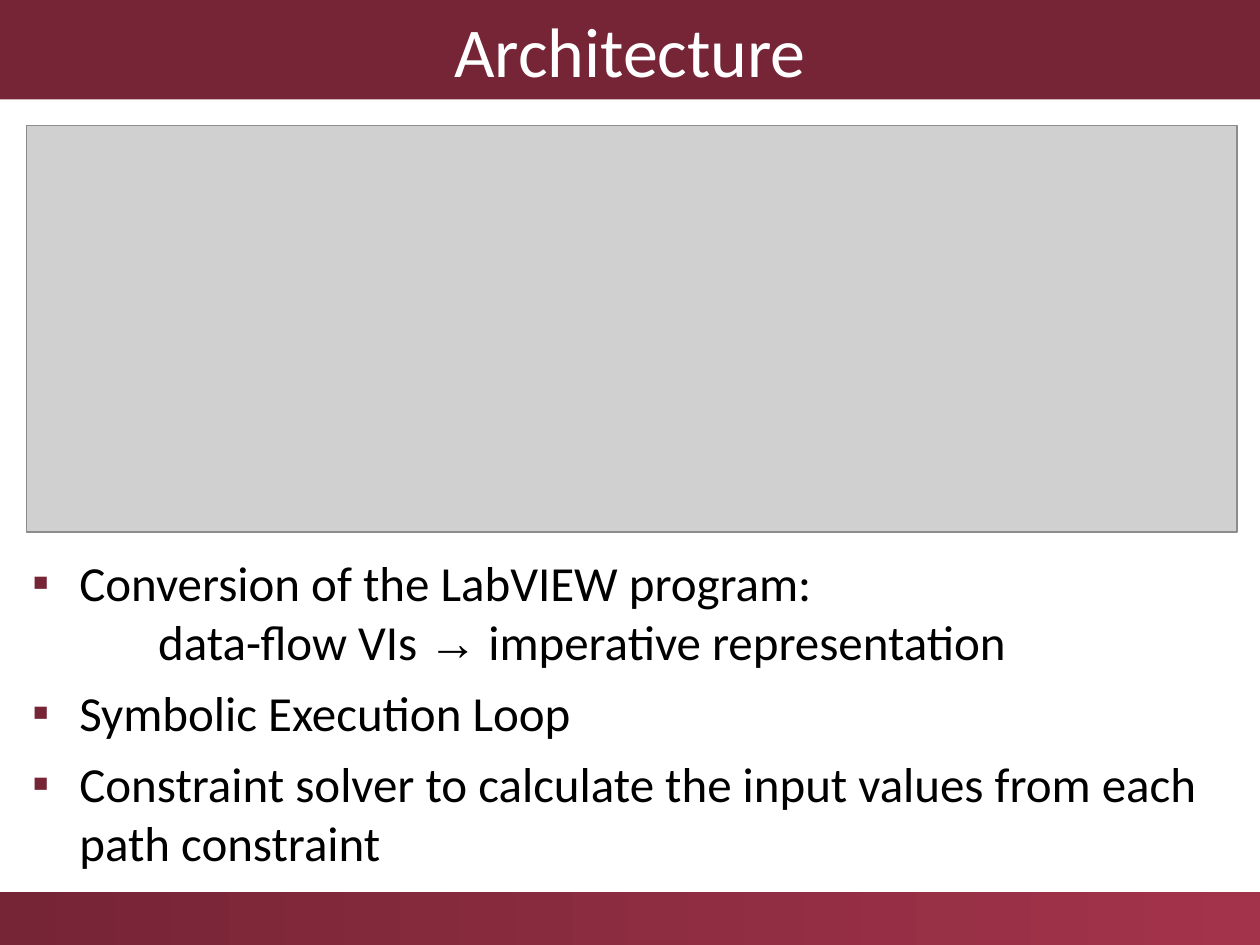
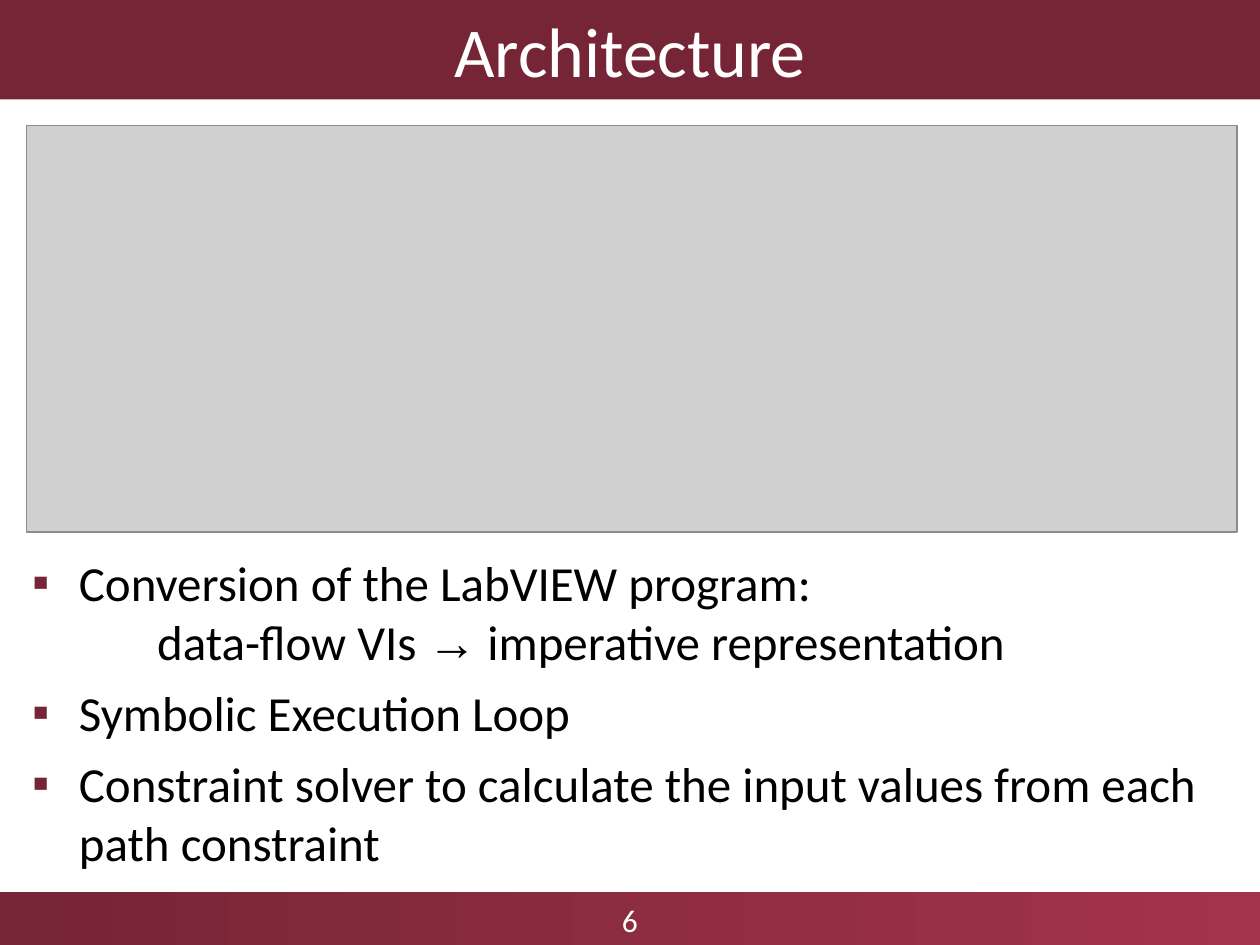
Before and after one commit to aronszabo/thesis-labview-testing, a slide deck: slide 6 of ftsrg-presentation.ppt. Drawn at 1260x945 pixels with LibreOffice and Linux fonts; fonts in the diff are those of the drawing; grey boxes stand for pictures; background and template pictures are left out. Boxes give left, top, right and bottom in pixels: in the first picture for what was removed or moved away, otherwise in the second. Text is boxed around its words. In the diff, an @@ line names an element or a change of style, - is before the commit and + after.

```diff
--- a/ftsrg-presentation.ppt
+++ b/ftsrg-presentation.ppt
@@ text added at [622, 910, 638, 933], 18 pt, text #FFFFFF @@
+6
```
Also in this commit, not shown: 8 other slides changed, 3 slides added.
